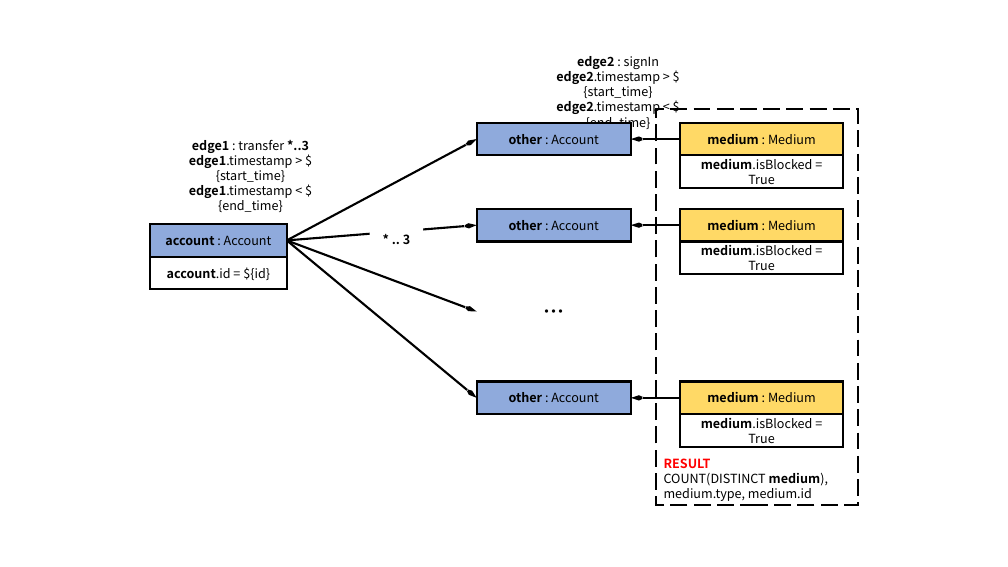
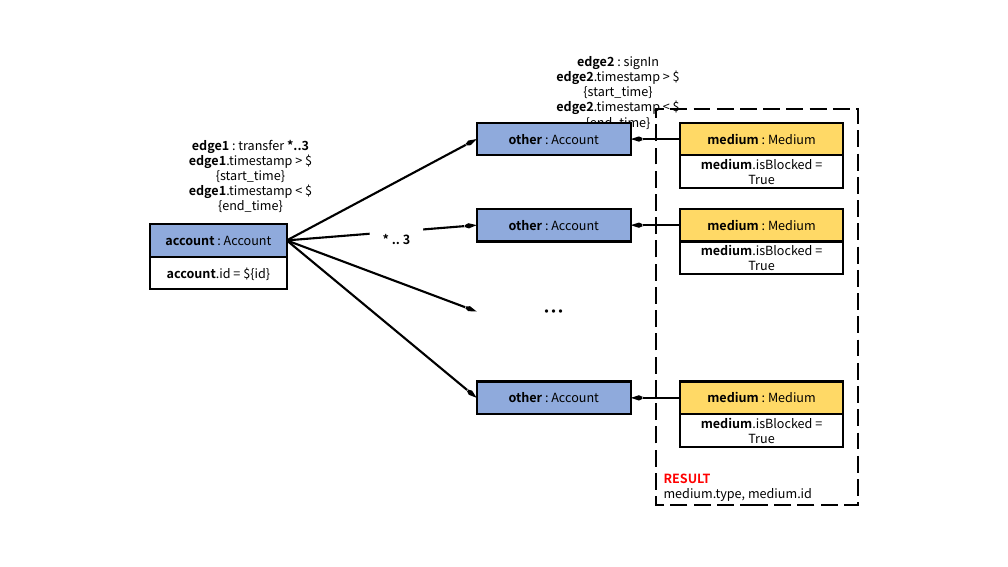
Before and after one commit to ldbc/ldbc_finbench_docs, a slide deck: slide 1 of patterns/transaction-complex-read.pptx. Drawn at 1008x567 pixels with LibreOffice and Linux fonts; fonts in the diff are those of the drawing. Boxes give left, top, right and bottom in pixels: in the first picture for what was removed or moved away, otherwise in the second. Text is boxed around its words. In the diff, an @@ line names an element or a change of style, - is before the commit and + after.

```diff
--- a/patterns/transaction-complex-read.pptx
+++ b/patterns/transaction-complex-read.pptx
@@ text in rectangle at [664,473,828,486]: paragraph removed @@
-COUNT(DISTINCT medium),
```
Also in this commit, not shown: 9 other files.
